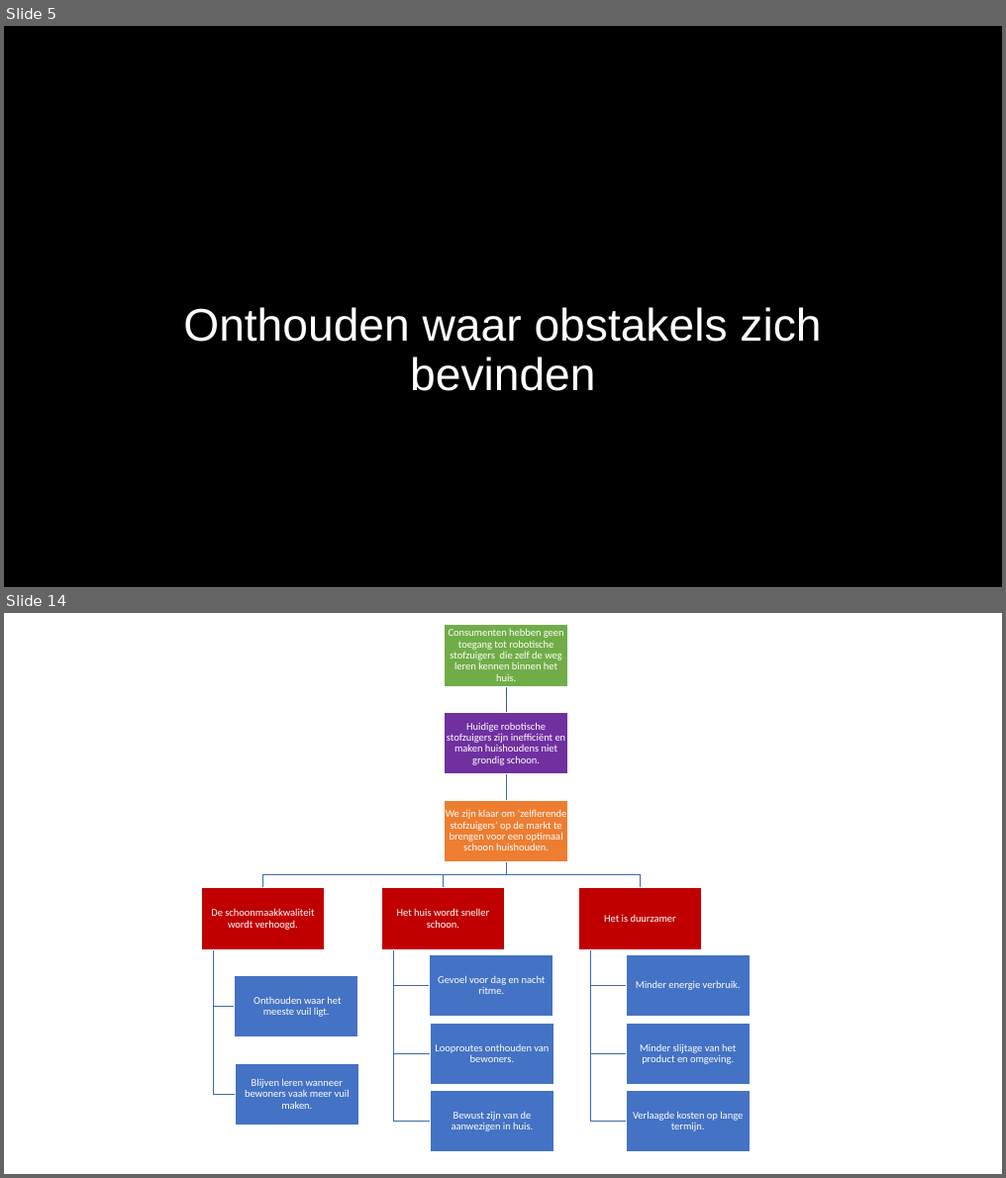
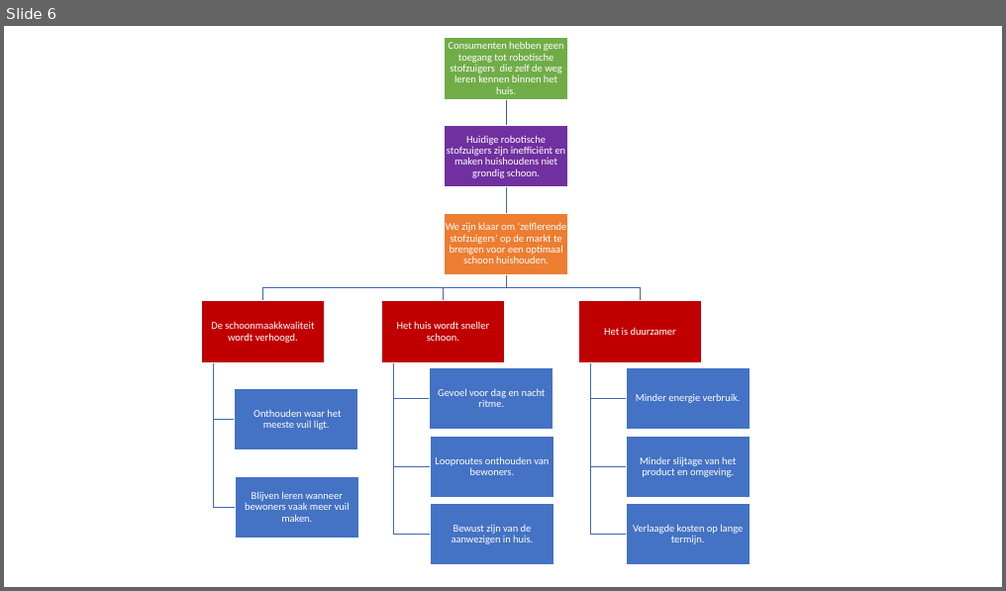
Before and after one commit to WouterNoordhof/NotS-P-Stofzuiger, a slide deck: docs/Presentaties/StoryboardPresentatie.pptx. Shown one above the other, each under a label of ours: slides 5 and 14 before the commit, slide 6 after it; the slides between them are not shown. The pictures are 1006x1178 and 1006x591 pixels, drawn with LibreOffice and Linux fonts; fonts in the diff are those of the drawing; background and template pictures are left out. Boxes give left, top, right and bottom in pixels: in the first picture for what was removed or moved away, otherwise in the second. Text is boxed around its words. In the diff, an @@ line names an element or a change of style, - is before the commit and + after.

```diff
--- a/docs/Presentaties/StoryboardPresentatie.pptx
+++ b/docs/Presentaties/StoryboardPresentatie.pptx
@@ slide 5 removed at (4,26,1002,587), background picture (left out) @@
@@ title removed at (183,307,821,391) @@
-Onthouden waar obstakels zich bevinden
@@ what was slide 14 is now slide 6 @@
```
Also in this commit, not shown: 5 slides added, 12 other slides removed.
